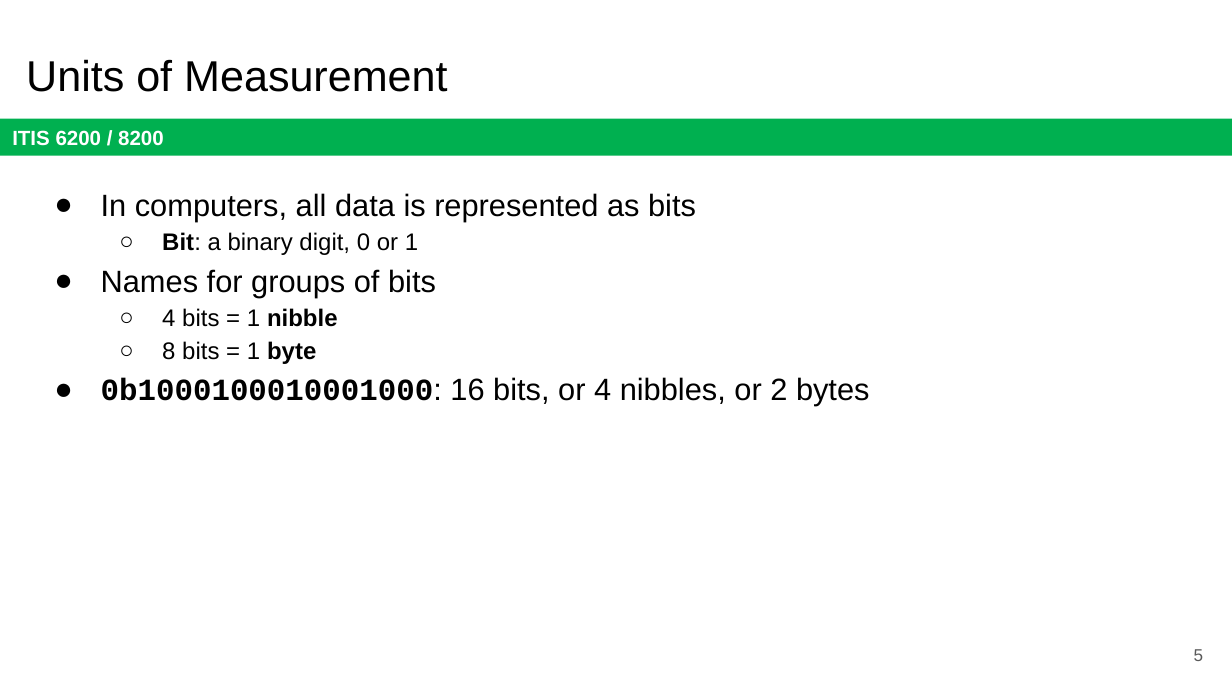
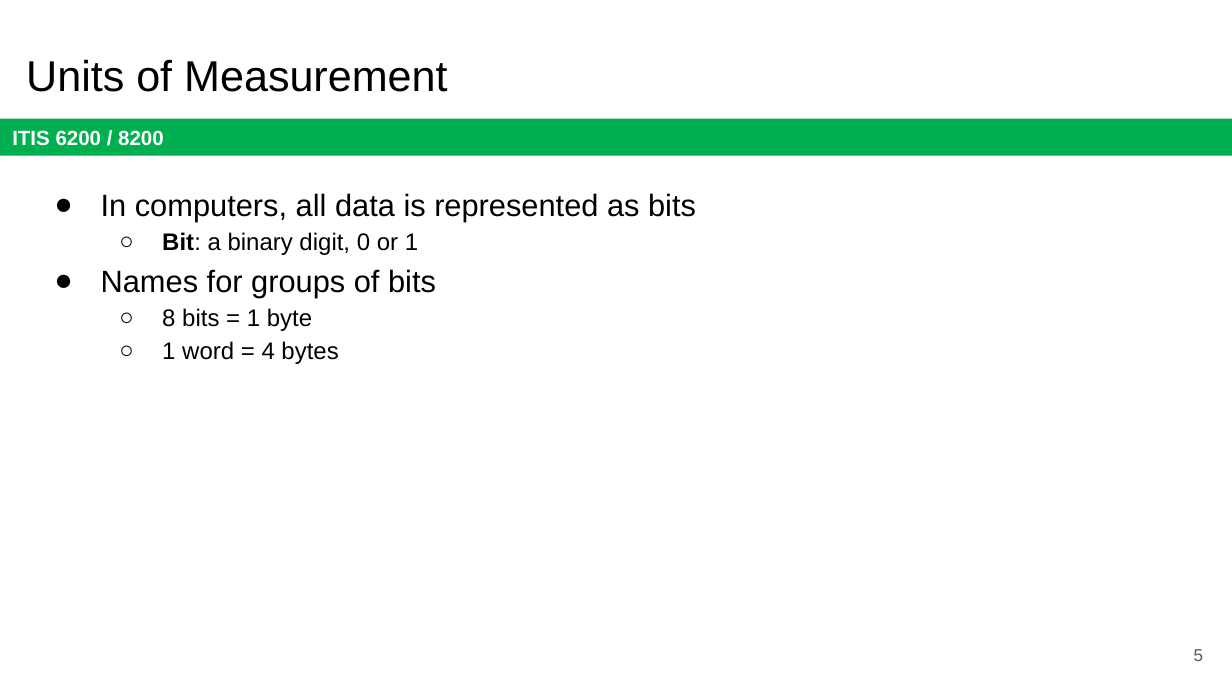
Before and after one commit to jx5c/github.io, a slide deck: slide 5 of teaching/ITIS6200/2023fa/lectures/lec19.x86 Assembly and Call Stack.pptx. Drawn at 1232x693 pixels with LibreOffice and Linux fonts; fonts in the diff are those of the drawing. Boxes give left, top, right and bottom in pixels: in the first picture for what was removed or moved away, otherwise in the second. Text is boxed around its words. In the diff, an @@ line names an element or a change of style, - is before the commit and + after.

```diff
--- a/teaching/ITIS6200/2023fa/lectures/lec19.x86 Assembly and Call Stack.pptx
+++ b/teaching/ITIS6200/2023fa/lectures/lec19.x86 Assembly and Call Stack.pptx
@@ text at (162, 308, 338, 327): paragraph removed @@
-  ○ 4 bits = 1 nibble
@@ text at (162, 308, 312, 331): bold off in "byte" @@
@@ text at (162, 341, 338, 364): text changed; size 18 to 14 pt @@
-● 0b1000100010001000: 16 bits, or 4 nibbles, or 2 bytes
+  ○ 1 word = 4 bytes
```
Also in this commit, not shown: 2 other slides changed.
